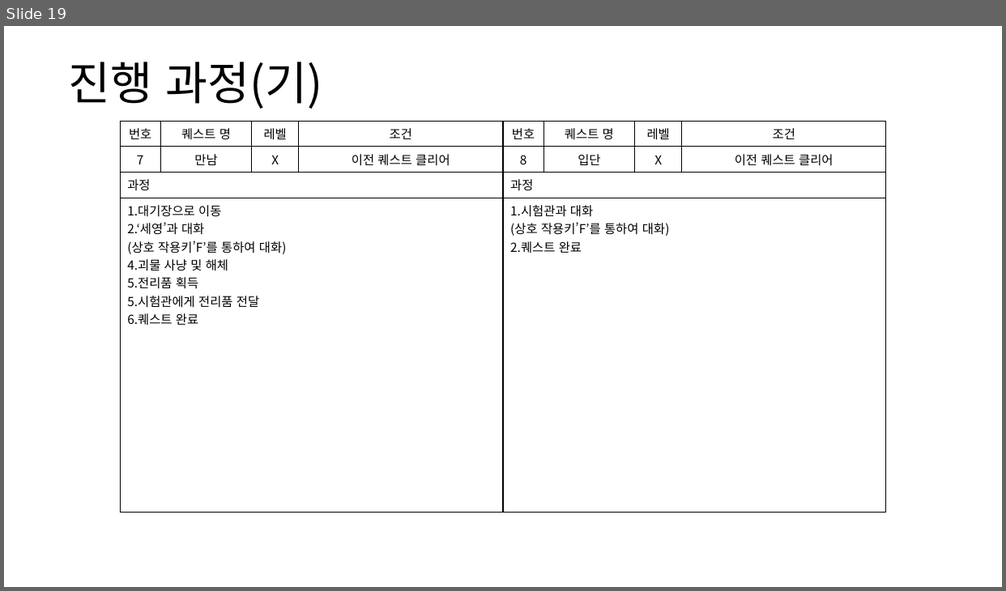
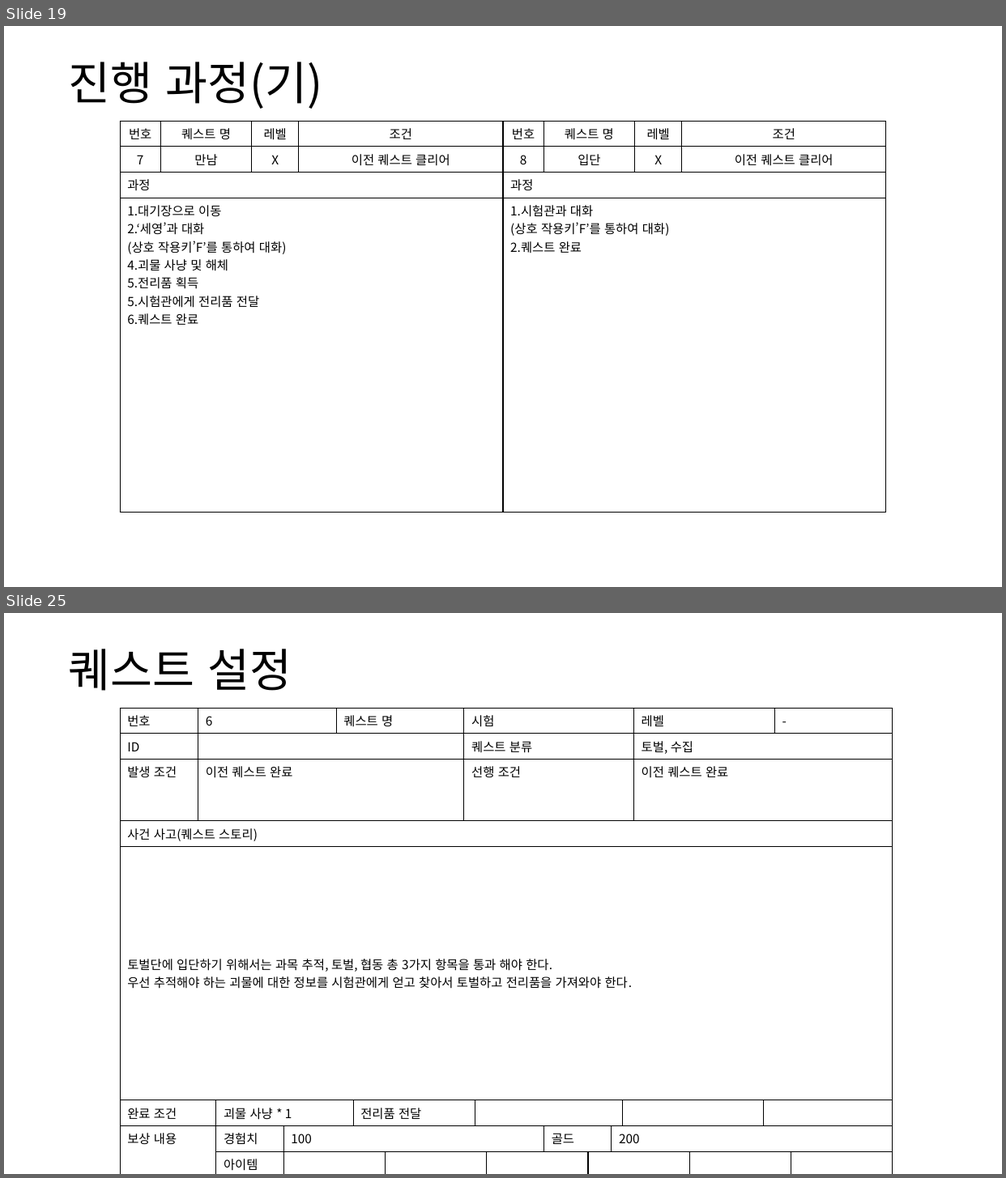
Before and after one commit to yjk0401/unityenginebasic_9th, a slide deck: 기획/메인 스토리 기획서.pptx. Shown one above the other, each under a label of ours: slide 19 before the commit, slides 19 and 25 after it; the slides between them are not shown. The pictures are 1006x591 and 1006x1178 pixels, drawn with LibreOffice and Linux fonts; fonts in the diff are those of the drawing. Boxes give left, top, right and bottom in pixels: in the first picture for what was removed or moved away, otherwise in the second. Text is boxed around its words. In the diff, an @@ line names an element or a change of style, - is before the commit and + after.

```diff
--- a/기획/메인 스토리 기획서.pptx
+++ b/기획/메인 스토리 기획서.pptx
@@ slide 25 added at (4, 613, 1002, 1174), background #FFFFFF @@
@@ text added at (68, 649, 292, 691), 44 pt, text #000000 @@
+퀘스트 설정
@@ table added at (120, 708, 888, 1174), 8 rows, 19 columns @@
+번호 | 6 |  |  | 퀘스트 명 |  |  | 시험 |  |  |  |  |  |  | 레벨 |  |  | - | 
+ID |  |  |  |  |  |  | 퀘스트 분류 |  |  |  |  |  |  | 토벌, 수집 |  |  |  | 
+발생 조건 | 이전 퀘스트 완료 |  |  |  |  |  | 선행 조건 |  |  |  |  |  |  | 이전 퀘스트 완료 |  |  |  | 
+사건 사고(퀘스트 스토리) |  |  |  |  |  |  |  |  |  |  |  |  |  |  |  |  |  | 
+토벌단에 입단하기 위해서는 과목 추적, 토벌, 협동 총 3가지 항목을 통과 해야 한다. / 우선 추적해야 하는 괴물에 대한 정보를 시험관에게 얻고 찾아서 토벌하고 전리품을 가져와야 한다. |  |  |  |  |  |  |  |  |  |  |  |  |  |  |  |  |  | 
+완료 조건 |  | 괴물 사냥 * 1 |  |  | 전리품 전달 |  |  |  |  |  |  |  |  |  |  |  |  | 
+보상 내용 |  | 경험치 | 100 |  |  |  |  |  |  | 골드 |  | 200 |  |  |  |  |  | 
+ |  | 아이템 |  |  |  |  |  |  |  |  |  |  |  |  |  |  |  | 
```
Also in this commit, not shown: 1 slide changed, 6 other slides added.
